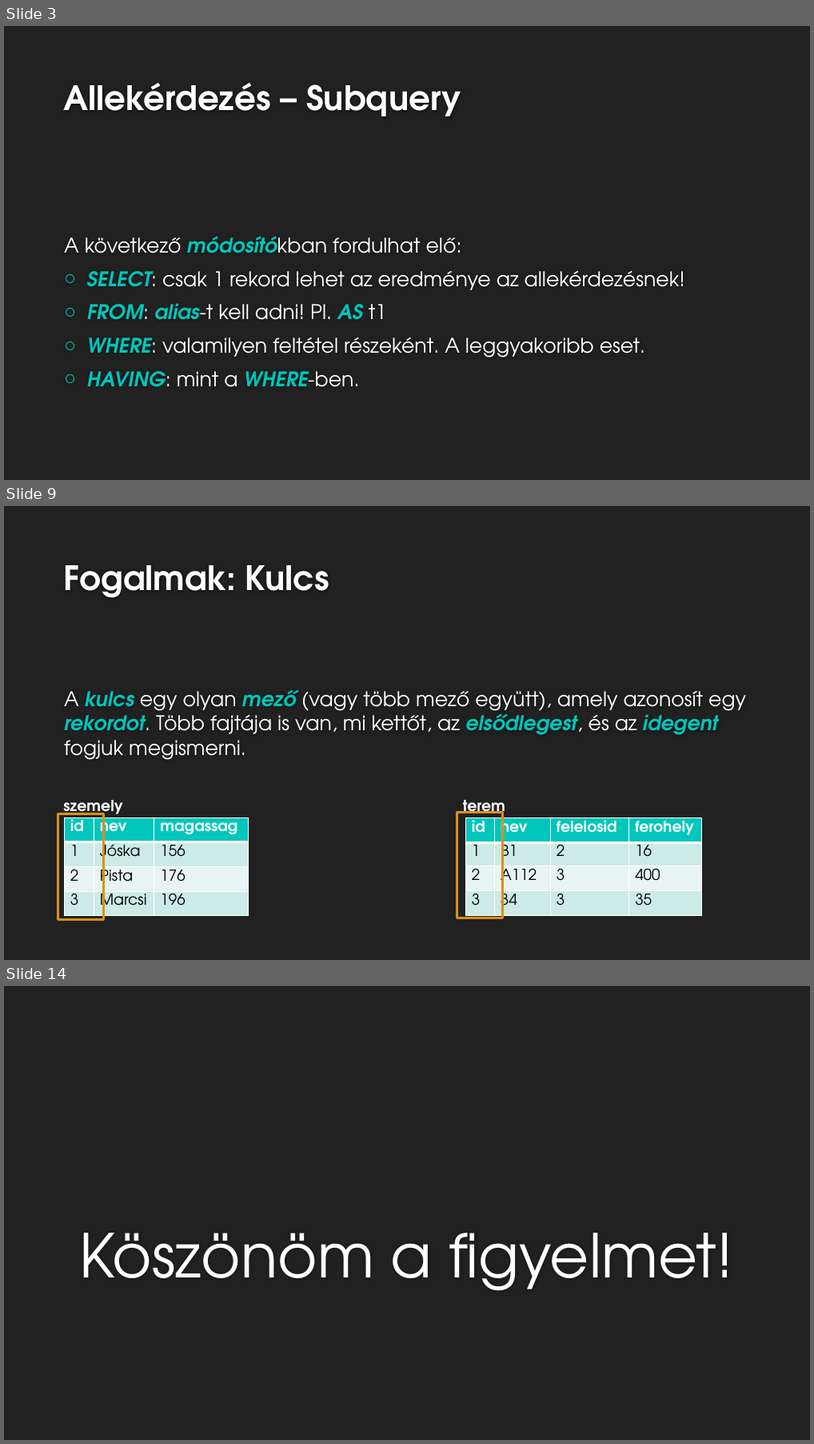
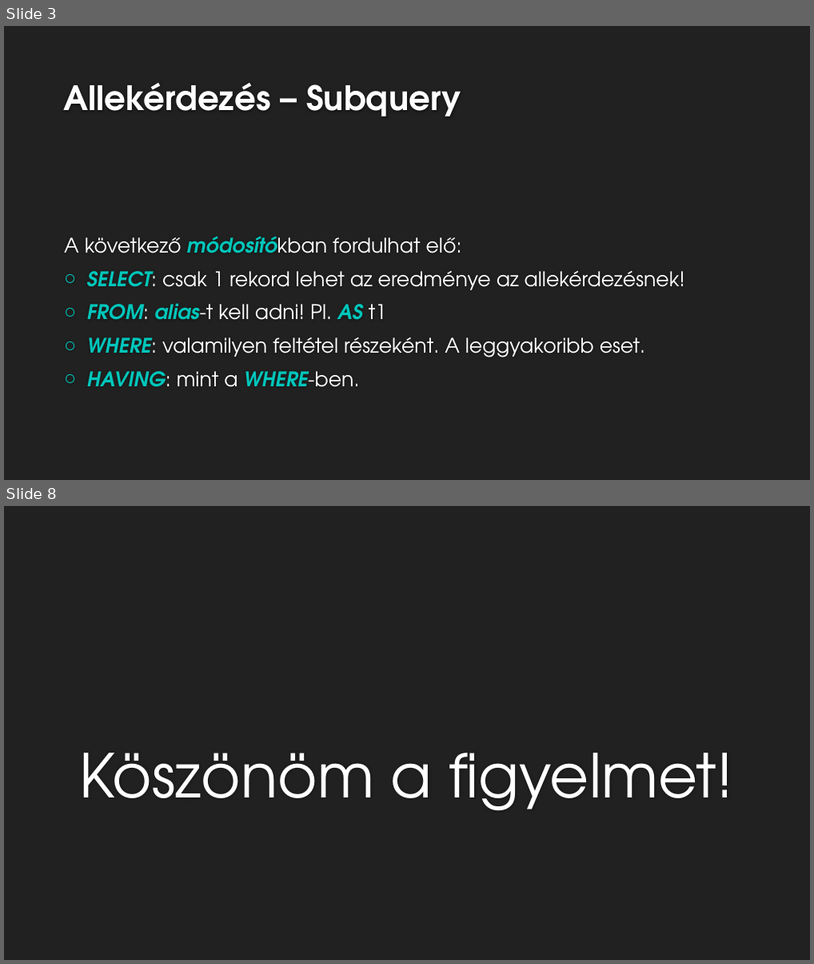
Before and after one commit to pepaSuli/sqltananyag, a slide deck: 19.lecke/AdatbázisTervezés19.pptx. Shown one above the other, each under a label of ours: slides 3, 9 and 14 before the commit, slides 3 and 8 after it; the slides between them are not shown. The pictures are 814x1444 and 814x964 pixels, drawn with LibreOffice and Linux fonts; fonts in the diff are those of the drawing; background and template pictures are left out. Boxes give left, top, right and bottom in pixels: in the first picture for what was removed or moved away, otherwise in the second. Text is boxed around its words. In the diff, an @@ line names an element or a change of style, - is before the commit and + after.

```diff
--- a/19.lecke/AdatbázisTervezés19.pptx
+++ b/19.lecke/AdatbázisTervezés19.pptx
@@ slide 9 removed at [4,506,810,960], background #212121 @@
@@ title removed at [64,565,330,598] @@
-Fogalmak: Kulcs
@@ text removed at [64,690,746,760] @@
-A kulcs egy olyan mező (vagy több mező együtt), amely azonosít egy rekordot. Több fajtája is van, mi kettőt, az elsődlegest, és az idegent fogjuk megismerni.
@@ rectangle removed at [58,813,104,919] @@
@@ text removed at [63,800,122,816] @@
-szemely
@@ table removed at [65,817,249,916], 4 rows, 3 columns @@
-id | nev | magassag
-1 | Jóska | 156
-2 | Pista | 176
-3 | Marcsi | 196
@@ rectangle removed at [457,812,502,918] @@
@@ text removed at [463,800,506,817] @@
-terem
@@ table removed at [466,817,702,916], 4 rows, 4 columns @@
-id | nev | felelosid | ferohely
-1 | B1 | 2 | 16
-2 | A112 | 3 | 400
-3 | 34 | 3 | 35
@@ what was slide 14 is now slide 8 @@
```
Also in this commit, not shown: 1 slide changed, 3 slides added, 8 other slides removed.
